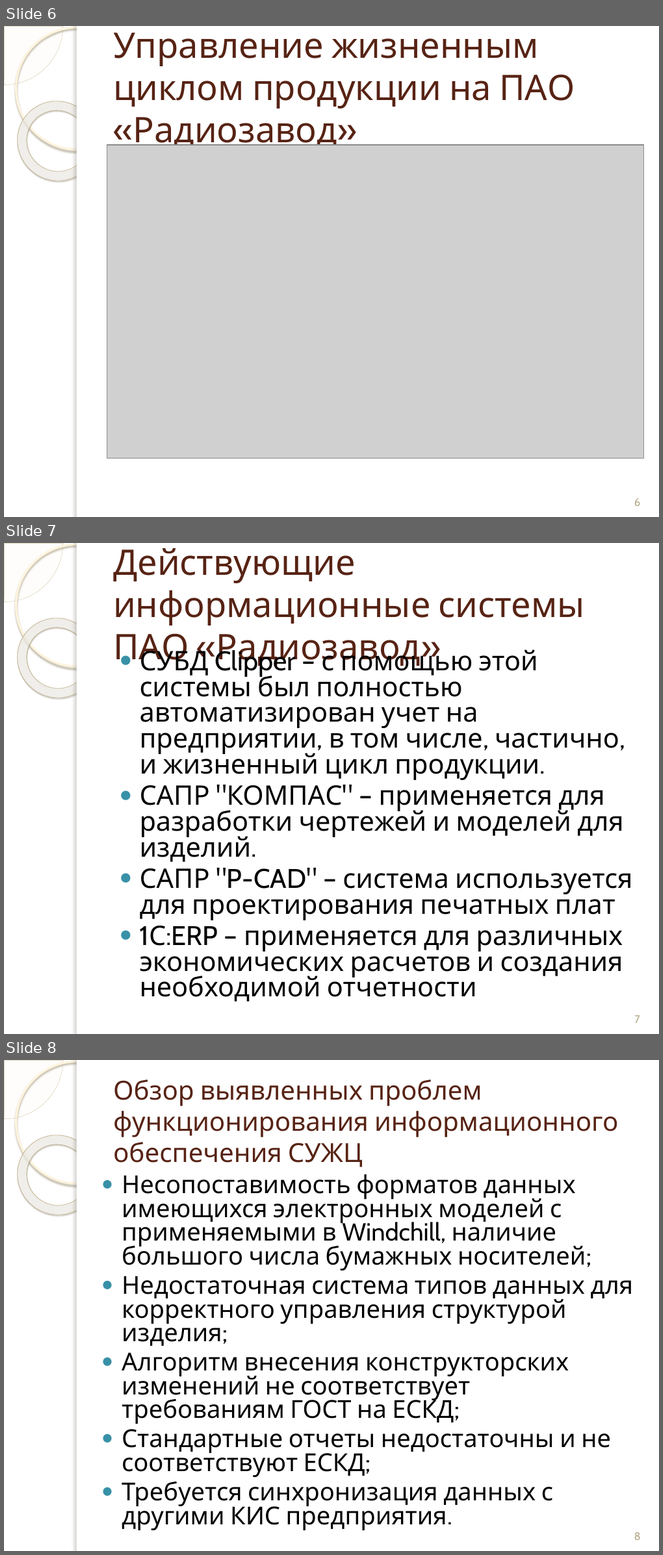
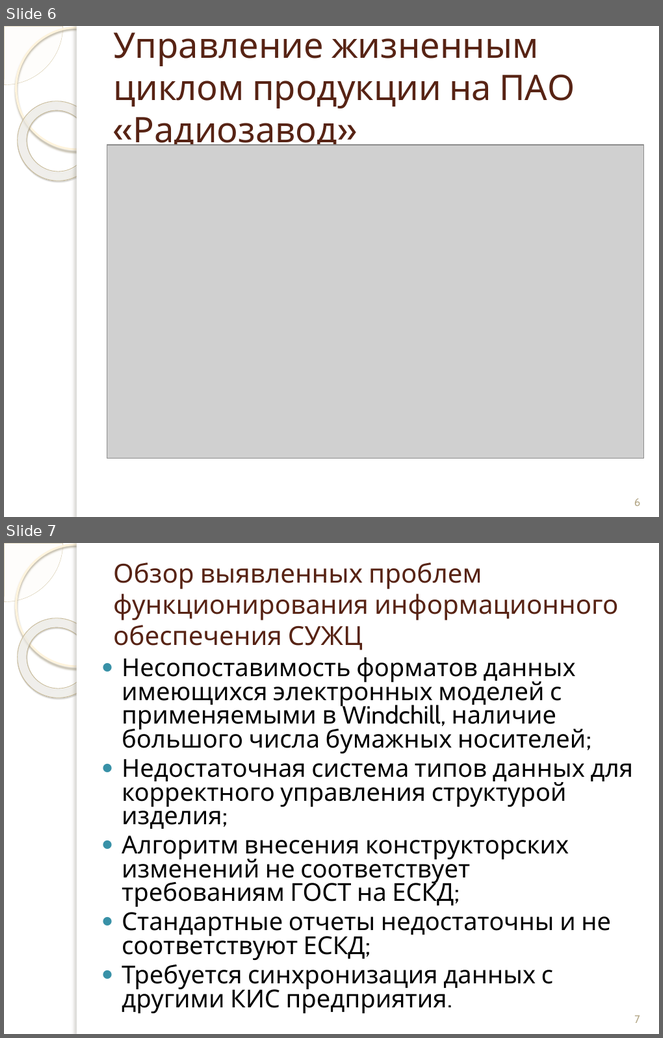
Before and after one commit to andreytemn/university, a slide deck: diplom/Темников презентация к диплому.pptx. Shown one above the other, each under a label of ours: slides 6, 7 and 8 before the commit, slides 6 and 7 after it. The pictures are 663x1555 and 663x1038 pixels, drawn with LibreOffice and Linux fonts; fonts in the diff are those of the drawing; grey boxes stand for pictures; background and template pictures are left out. Boxes give left, top, right and bottom in pixels: in the first picture for what was removed or moved away, otherwise in the second. Text is boxed around its words. In the diff, an @@ line names an element or a change of style, - is before the commit and + after.

```diff
--- a/diplom/Темников презентация к диплому.pptx
+++ b/diplom/Темников презентация к диплому.pptx
@@ slide 7 removed at [4, 543, 659, 1034], background picture (left out); not listed: 5 template elements that a slide beside it also shows @@
@@ title removed at [113, 548, 585, 669] @@
-Действующие информационные системы ПАО «Радиозавод»
@@ text removed at [140, 645, 633, 1002] @@
-● СУБД Clipper – с помощью этой системы был полностью автоматизирован учет на предприятии, в том числе, частично, и жизненный цикл продукции.
-● САПР "КОМПАС" – применяется для разработки чертежей и моделей для изделий.
-● САПР "P-CAD" – система используется для проектирования печатных плат
-● 1С:ERP – применяется для различных экономических расчетов и создания необходимой отчетности
@@ page number removed at [634, 1016, 640, 1023] @@
-7
@@ what was slide 8 is now slide 7 @@
@@ page number at [634, 1016, 640, 1023]: text changed @@
-8
+7
```
Also in this commit, not shown: 1 slide changed, 2 other files.
